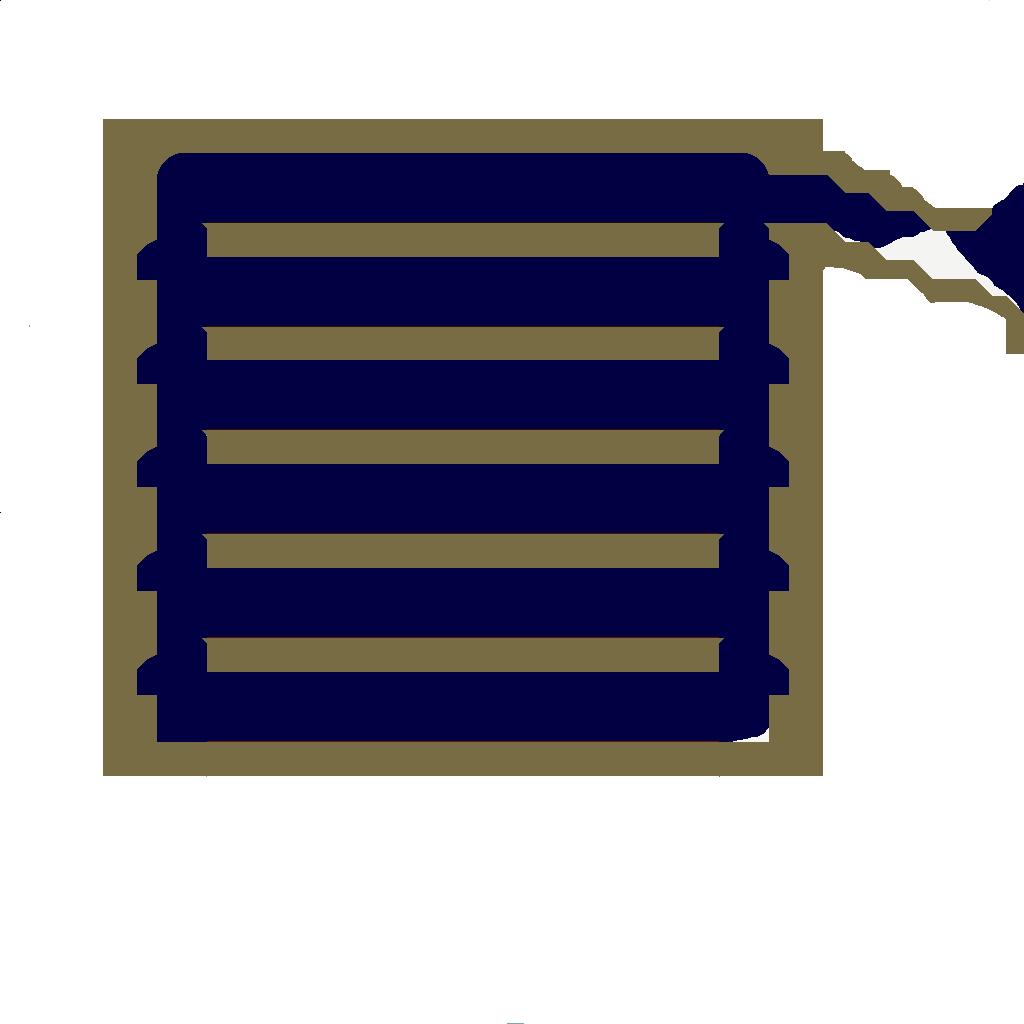
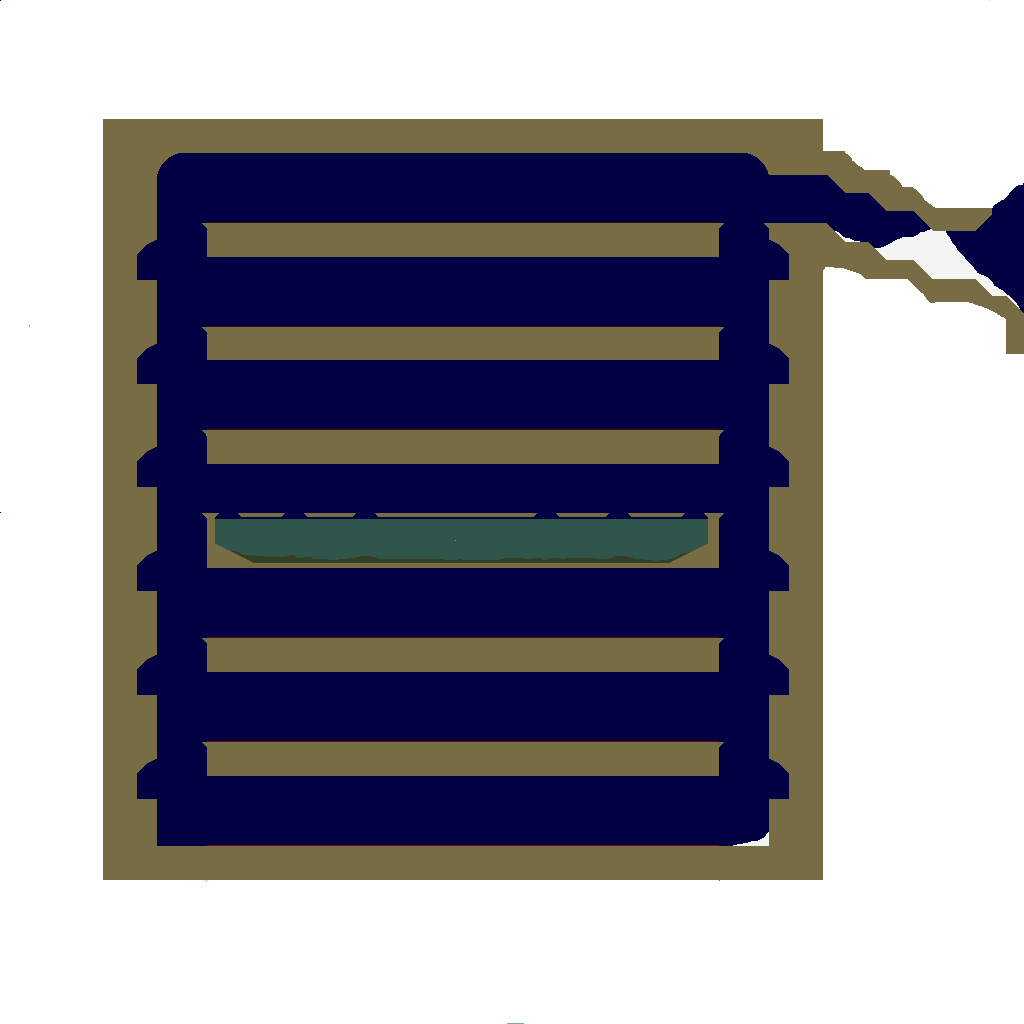
Layers edited between the first and the second 1024 x 1024 image:
painted on "Layer copy" over [103, 513, 823, 881]
